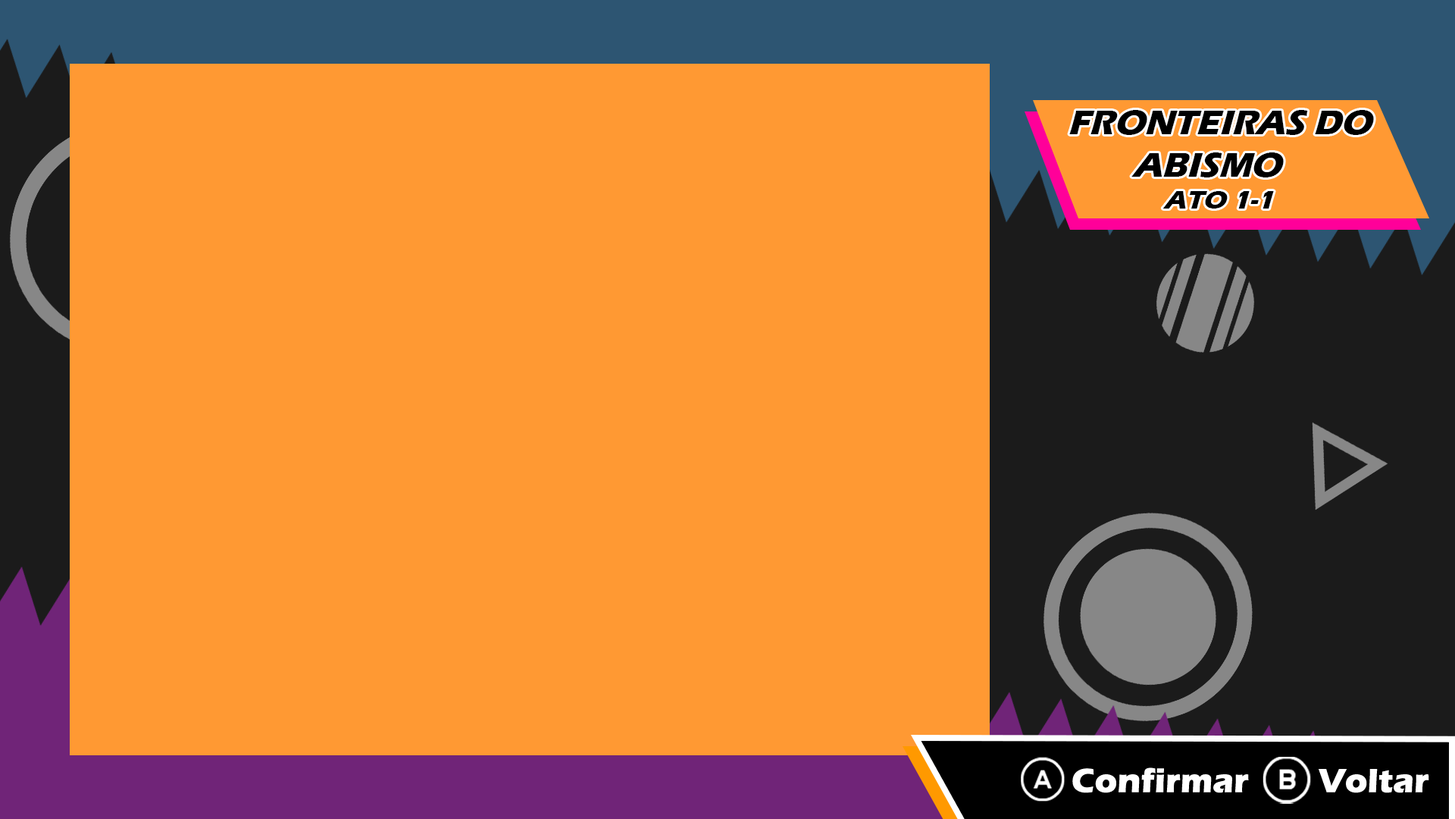
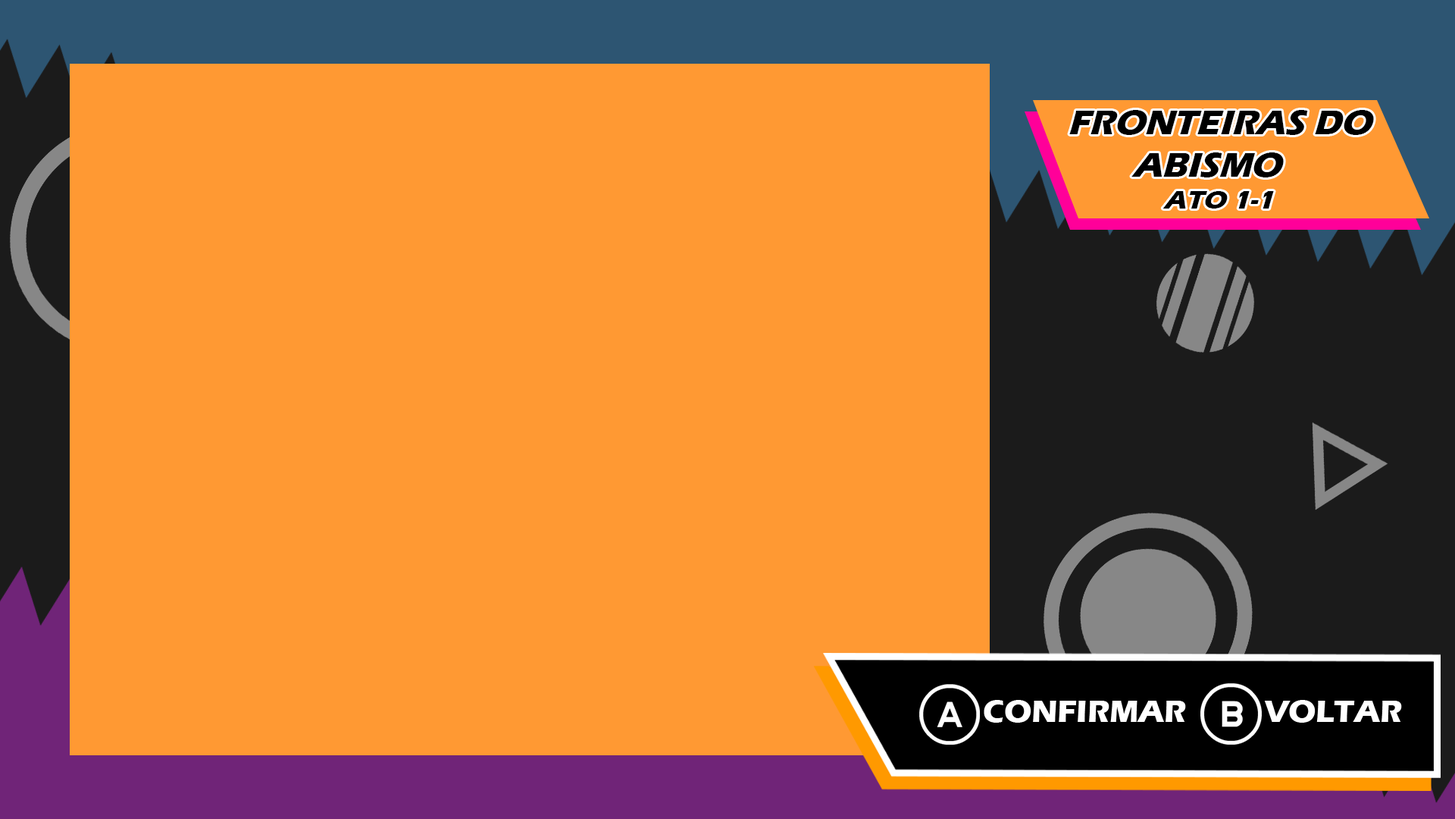
Layer changes from the first w=1455, h=819 image to the second:
added layer "VOLTAR" above "CONFIRMAR" over (x1=1200, y1=682, x2=1403, y2=745)
added layer "CONFIRMAR" above "Botão Inferior" over (x1=919, y1=683, x2=1187, y2=745)
renamed "botçoes inferiores" to "Botão Inferior", painted on it over (x1=814, y1=652, x2=1455, y2=819)
